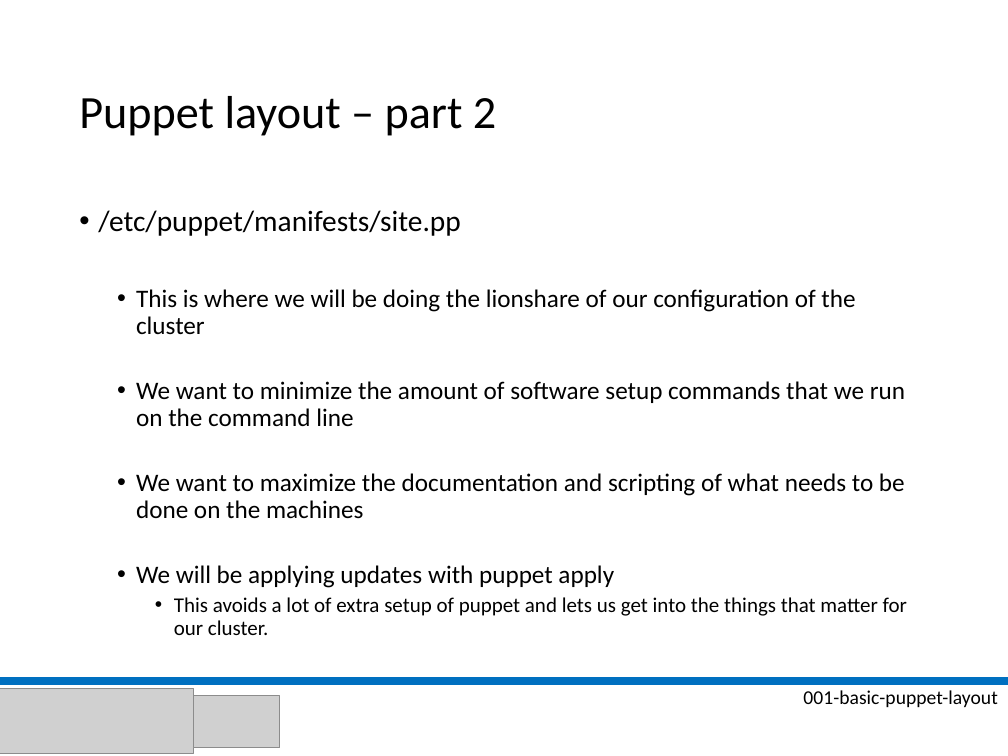
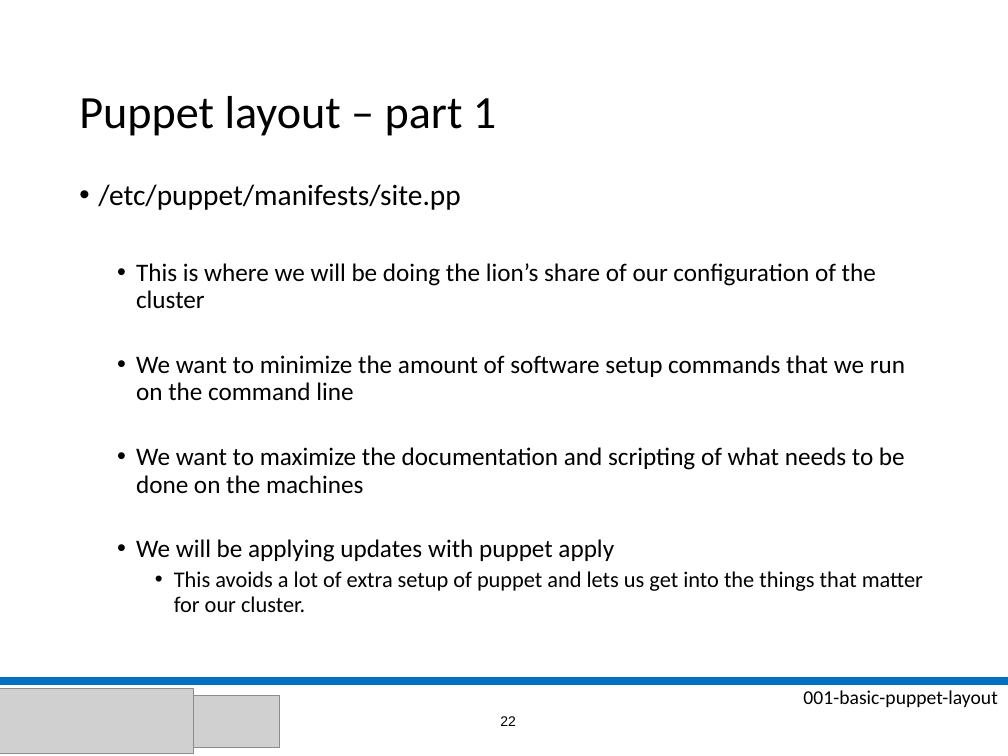
Before and after one commit to stephenlienharrell/build-a-cluster-presentation, a slide deck: slide 22 of Build-A-Cluster.pptx (slide 15 before the commit). Drawn at 1008x756 pixels with LibreOffice and Linux fonts; fonts in the diff are those of the drawing; grey boxes stand for pictures; background and template pictures are left out. Boxes give left, top, right and bottom in pixels: in the first picture for what was removed or moved away, otherwise in the second. Text is boxed around its words. In the diff, an @@ line names an element or a change of style, - is before the commit and + after.

```diff
--- a/Build-A-Cluster.pptx
+++ b/Build-A-Cluster.pptx
@@ title at box(79, 96, 496, 136): text changed @@
-Puppet layout – part 2
+Puppet layout – part 1
@@ text "/etc/puppet/manifests/site.pp": place and size @@
-text "/etc/puppet/manifests/site.pp" at box(98, 210, 907, 635)
+text "/etc/puppet/manifests/site.pp" at box(98, 184, 923, 612)
@@ text at box(136, 263, 876, 309): text changed @@
-  • This is where we will be doing the lionshare of our configuration of the cluster
+  • This is where we will be doing the lion’s share of our configuration of the cluster
@@ text at box(174, 571, 923, 612): size 15 to 16 pt in "This avoids a lot of extra setup ..." @@
@@ page number added at box(500, 716, 516, 726), 10 pt, text #000000 @@
+22
```
Also in this commit, not shown: 40 other slides changed, 23 slides added, 7 slides removed, 28 other files.
